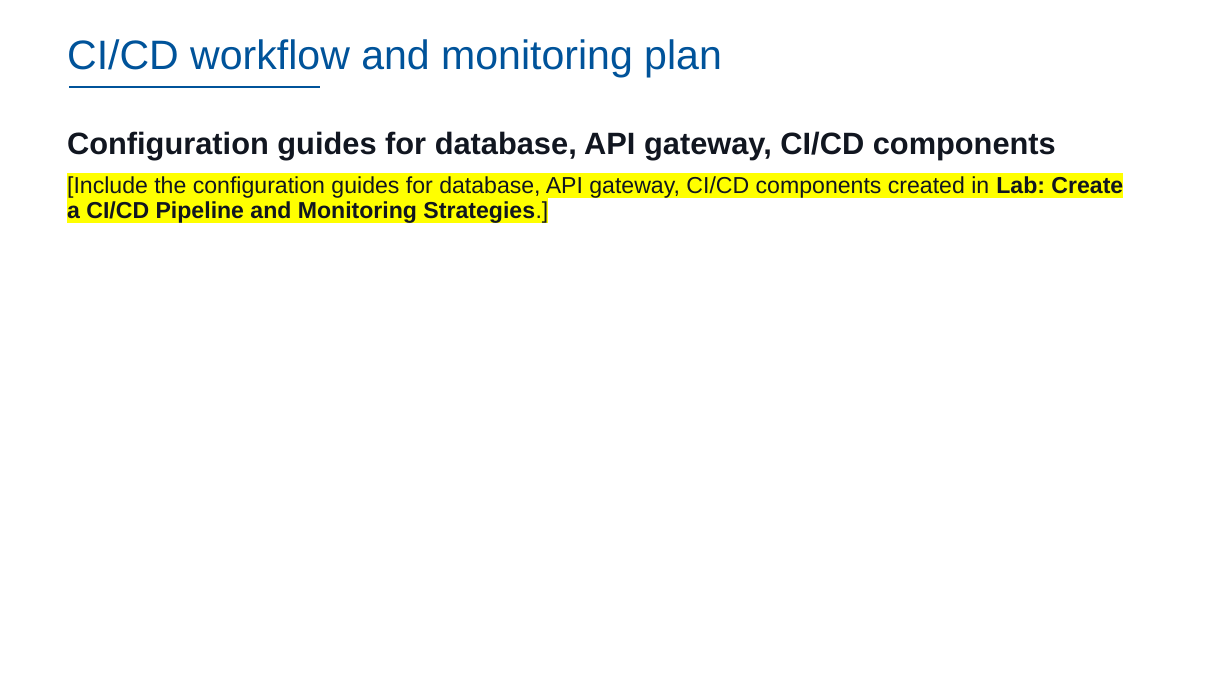
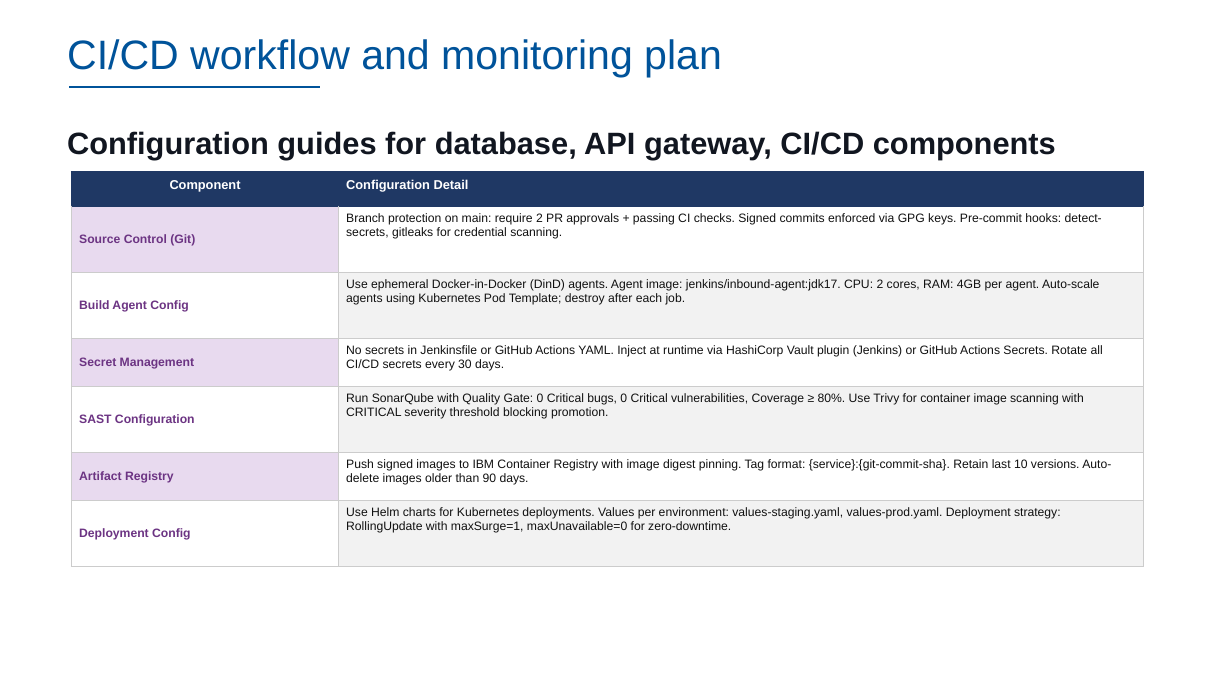
Before and after one commit to dennislamcv1/IBMSSA, a slide deck: slide 31 of Systems and Solutions Architect Capstone Project/Final Project.pptx (slide 33 before the commit). Drawn at 1232x693 pixels with LibreOffice and Linux fonts; fonts in the diff are those of the drawing; background and template pictures are left out. Boxes give left, top, right and bottom in pixels: in the first picture for what was removed or moved away, otherwise in the second. Text is boxed around its words. In the diff, an @@ line names an element or a change of style, - is before the commit and + after.

```diff
--- a/Systems and Solutions Architect Capstone Project/Final Project.pptx
+++ b/Systems and Solutions Architect Capstone Project/Final Project.pptx
@@ text at (x1=67, y1=176, x2=1123, y2=224): paragraph removed @@
-[Include the configuration guides for database, API gateway, CI/CD components created in Lab: Create a CI/CD Pipeline and Monitoring Strategies.]
@@ table added at (x1=71, y1=172, x2=1143, y2=567), 7 rows, 2 columns @@
+Component | Configuration Detail
+Source Control (Git) | Branch protection on main: require 2 PR approvals + passing CI checks. Signed commits enforced via GPG keys. Pre-commit hooks: detect-secrets, gitleaks for credential scanning.
+Build Agent Config | Use ephemeral Docker-in-Docker (DinD) agents. Agent image: jenkins/inbound-agent:jdk17. CPU: 2 cores, RAM: 4GB per agent. Auto-scale agents using Kubernetes Pod Template; destroy after each job.
+Secret Management | No secrets in Jenkinsfile or GitHub Actions YAML. Inject at runtime via HashiCorp Vault plugin (Jenkins) or GitHub Actions Secrets. Rotate all CI/CD secrets every 30 days.
+SAST Configuration | Run SonarQube with Quality Gate: 0 Critical bugs, 0 Critical vulnerabilities, Coverage ≥ 80%. Use Trivy for container image scanning with CRITICAL severity threshold blocking promotion.
+Artifact Registry | Push signed images to IBM Container Registry with image digest pinning. Tag format: {service}:{git-commit-sha}. Retain last 10 versions. Auto-delete images older than 90 days.
+Deployment Config | Use Helm charts for Kubernetes deployments. Values per environment: values-staging.yaml, values-prod.yaml. Deployment strategy: RollingUpdate with maxSurge=1, maxUnavailable=0 for zero-downtime.
```
Also in this commit, not shown: 8 other slides changed, 3 slides added, 5 slides removed, 11 other files.
